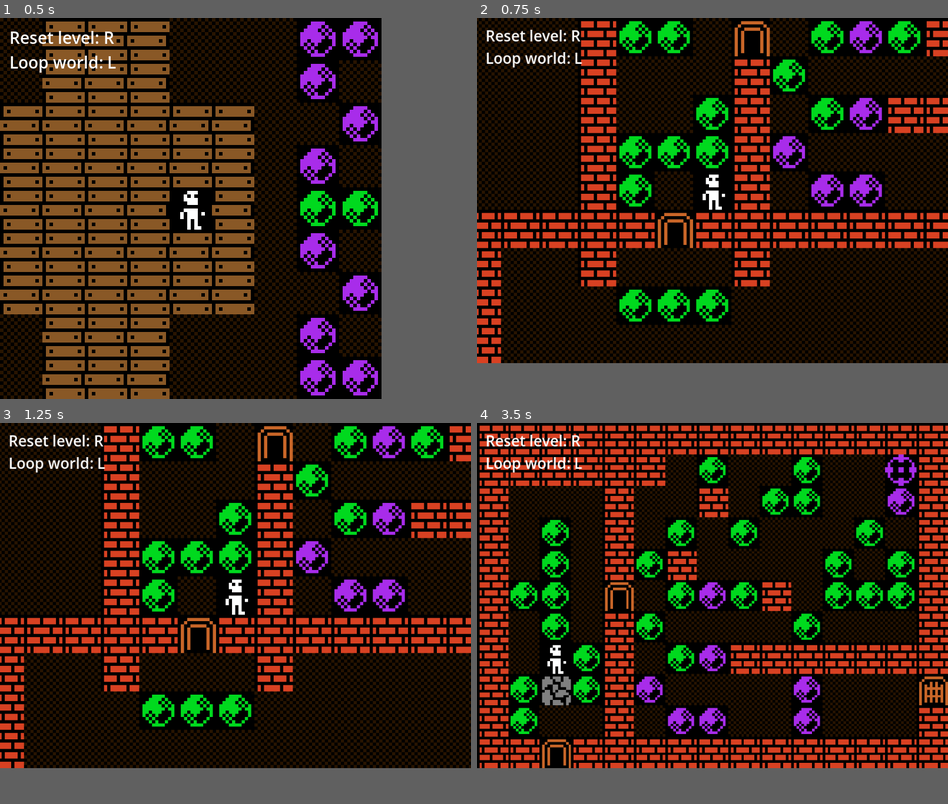
Above: before the commit, frames 1-4 (two rows, left to right).
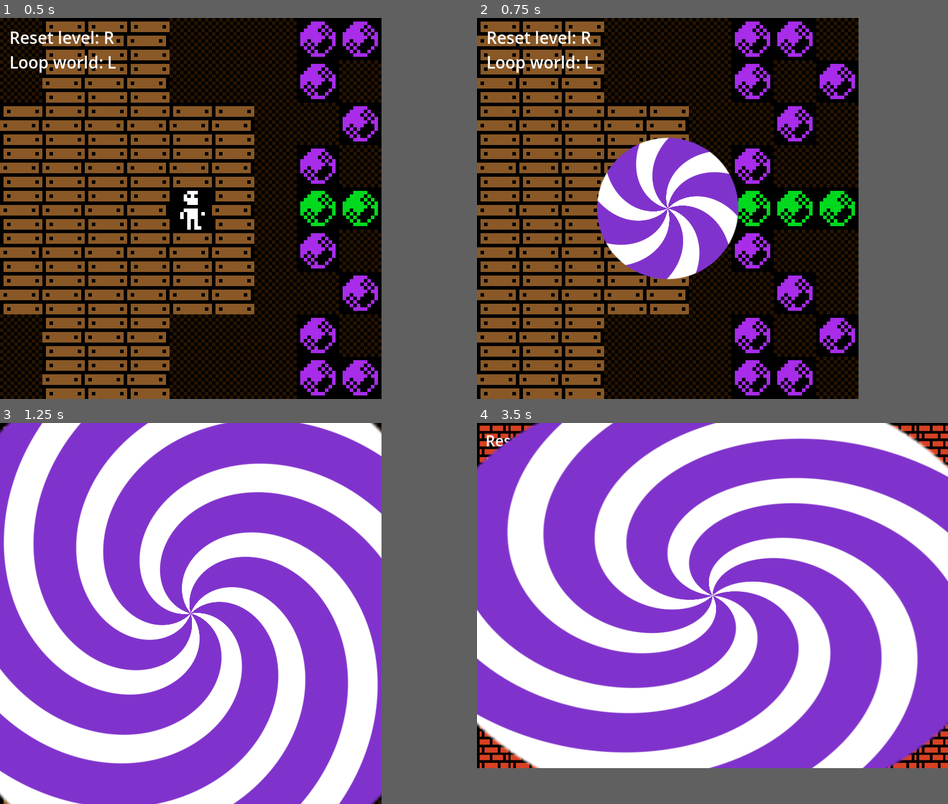
Above: after the commit, the same moments.

Repository: janhrastnik/gmtk2025
Game: Godot game, scene res://scenes/Lab_world.tscn
Two runs of this game, one before a commit and one after it. Both use one fixed random seed, a clock stepped at 60 frames per second and the inputs below.
Inputs:
- Up to frame 1 (0.5 s): no input
- Up to frame 2 (0.75 s): tap Enter at 0.5 s; hold D (right) from 0.53 s (still down); hold L (loop) from 0.53 s (still down)
- Up to frame 3 (1.25 s): keep holding D (right); keep holding L (loop)
- Up to frame 4 (3.5 s): release D (right) at 1.28 s; release L (loop) at 1.28 s; hold S (down) 1.28-2.03 s; tap C (camera_toggle) at 1.35 s; tap L (loop) at 1.55, 2.85 s; hold D (right) 2.03-2.78 s; hold L (loop) 2.03-2.78 s; hold W (up) from 2.78 s (still down)
In our replay, in frame 2 the window is 800x587 before the commit and 648x648 after it. These sizes can differ from the game's own. Grey fills any space a smaller window leaves; there, only what the larger window draws over its background counts as a difference.

Frame 1 is identical in both runs. In frame 2, 66% of the frame differs, in the area x 0-100%, y 0-100%; in frame 3, 84%; in frame 4, 88%, in the area x 0-100%, y 0-91%.

Commit message:
reset and loop animations

Diff:
--- a/scenes/interactable/rock.gd
+++ b/scenes/interactable/rock.gd
@@ -38,7 +38,7 @@
 		# we need to do this in a physics frame, otherwise
 		# area2d.get_overlapping_areas returns empty list
 		# at the start of the game
-		print("doing checks")
+		# print("doing checks")
 		check_collisions()
 		check_for_objects()
 		do_checks = false
--- a/scenes/player/player.gd
+++ b/scenes/player/player.gd
@@ -31,6 +31,7 @@
 @onready var debug_ui: CanvasLayer = $"Debug UI"
 @onready var camera: Camera2D = $Camera2D
 @onready var step_timer: Timer = $"Step Timer"
+@onready var vfx: VfxLayer = $VfxLayer
 
 func _ready() -> void:
 	check_collisions()
@@ -103,9 +104,16 @@
 
 func _input(event: InputEvent) -> void:
 	if event.is_action_pressed("reset"):
+		vfx.play_reset_animation()
+		# wait for the animation to do its thing
+		await get_tree().create_timer(1).timeout
+
 		reset_level()
 
 	if event.is_action_pressed("loop"):
+		vfx.play_loop_animation()
+		await get_tree().create_timer(1).timeout
+
 		GameData.loop_events.emit()
 
 	if event.is_action_pressed("camera_toggle"):
--- a/scenes/player/player.tscn
+++ b/scenes/player/player.tscn
@@ -1,9 +1,10 @@
-[gd_scene load_steps=6 format=3 uid="uid://dc3m1hfr3sfhn"]
+[gd_scene load_steps=7 format=3 uid="uid://dc3m1hfr3sfhn"]
 
 [ext_resource type="Texture2D" uid="uid://05hmaqgswvvc" path="res://assets/characters/player.png" id="1_3vyb7"]
 [ext_resource type="Script" uid="uid://r7tpb3svxai8" path="res://scenes/player/player.gd" id="1_g2els"]
 [ext_resource type="PackedScene" uid="uid://bx7m54ote1amk" path="res://scenes/player/sound_module.tscn" id="2_gmlin"]
 [ext_resource type="Shape2D" uid="uid://codfshabux0ix" path="res://resources/detect_shape.tres" id="4_lvxji"]
+[ext_resource type="PackedScene" uid="uid://dippuq3llbmyu" path="res://scenes/vfx/vfx_layer.tscn" id="5_p47bc"]
 
 [sub_resource type="RectangleShape2D" id="RectangleShape2D_qhqgy"]
 size = Vector2(10, 10)
@@ -51,6 +52,6 @@
 [node name="Step Timer" type="Timer" parent="."]
 wait_time = 0.2
 
-[node name="CanvasLayer" type="CanvasLayer" parent="."]
+[node name="VfxLayer" parent="." instance=ExtResource("5_p47bc")]
 
 [connection signal="timeout" from="Step Timer" to="." method="_on_step_timer_timeout"]
--- /dev/null
+++ b/scenes/vfx/vfx_layer.gd
@@ -0,0 +1,10 @@
+class_name VfxLayer
+extends CanvasLayer
+
+@onready var animation_player = $AnimationPlayer
+
+func play_reset_animation():
+	animation_player.play("reset_animation")
+
+func play_loop_animation():
+	animation_player.play("loop_animation")
--- a/scenes/vfx/vfx_layer.tscn
+++ b/scenes/vfx/vfx_layer.tscn
@@ -1,3 +1,432 @@
-[gd_scene format=3 uid="uid://cyb3tqd7mejxv"]
+[gd_scene load_steps=7 format=3 uid="uid://dippuq3llbmyu"]
+
+[ext_resource type="Script" uid="uid://6qibvv1sd72u" path="res://scenes/vfx/vfx_layer.gd" id="1_4o6fi"]
+[ext_resource type="PackedScene" uid="uid://bteyecpb3pjr2" path="res://UI/portal.tscn" id="1_kvldp"]
+
+[sub_resource type="Animation" id="Animation_4o6fi"]
+resource_name = "loop_animation"
+length = 2.0
+tracks/0/type = "value"
+tracks/0/imported = false
+tracks/0/enabled = true
+tracks/0/path = NodePath("Portal:material:shader_parameter/radius_outer")
+tracks/0/interp = 1
+tracks/0/loop_wrap = true
+tracks/0/keys = {
+"times": PackedFloat32Array(0, 1),
+"transitions": PackedFloat32Array(1, 1),
+"update": 0,
+"values": [0.0, 1.0]
+}
+tracks/1/type = "value"
+tracks/1/imported = false
+tracks/1/enabled = true
+tracks/1/path = NodePath("Portal:material:shader_parameter/radius_inner")
+tracks/1/interp = 1
+tracks/1/loop_wrap = true
+tracks/1/keys = {
+"times": PackedFloat32Array(0, 1, 2),
+"transitions": PackedFloat32Array(1, 1, 1),
+"update": 0,
+"values": [0.0, 0.0, 1.0]
+}
+tracks/2/type = "value"
+tracks/2/imported = false
+tracks/2/enabled = true
+tracks/2/path = NodePath("Portal:material:shader_parameter/color_background")
+tracks/2/interp = 1
+tracks/2/loop_wrap = true
+tracks/2/keys = {
+"times": PackedFloat32Array(0),
+"transitions": PackedFloat32Array(1),
+"update": 0,
+"values": [Color(0.5, 0.2, 0.8, 1)]
+}
+tracks/3/type = "value"
+tracks/3/imported = false
+tracks/3/enabled = true
+tracks/3/path = NodePath("Portal:material:shader_parameter/angle_size")
+tracks/3/interp = 1
+tracks/3/loop_wrap = true
+tracks/3/keys = {
+"times": PackedFloat32Array(0),
+"transitions": PackedFloat32Array(1),
+"update": 0,
+"values": [0.2]
+}
+tracks/4/type = "value"
+tracks/4/imported = false
+tracks/4/enabled = true
+tracks/4/path = NodePath("Portal:material:shader_parameter/n_sections")
+tracks/4/interp = 1
+tracks/4/loop_wrap = true
+tracks/4/keys = {
+"times": PackedFloat32Array(0),
+"transitions": PackedFloat32Array(1),
+"update": 1,
+"values": [6]
+}
+tracks/5/type = "value"
+tracks/5/imported = false
+tracks/5/enabled = true
+tracks/5/path = NodePath("Portal:material:shader_parameter/section_curve")
+tracks/5/interp = 1
+tracks/5/loop_wrap = true
+tracks/5/keys = {
+"times": PackedFloat32Array(0),
+"transitions": PackedFloat32Array(1),
+"update": 0,
+"values": [5.0]
+}
+tracks/6/type = "value"
+tracks/6/imported = false
+tracks/6/enabled = true
+tracks/6/path = NodePath("Portal:material:shader_parameter/spin_speed")
+tracks/6/interp = 1
+tracks/6/loop_wrap = true
+tracks/6/keys = {
+"times": PackedFloat32Array(0),
+"transitions": PackedFloat32Array(1),
+"update": 0,
+"values": [0.8]
+}
+tracks/7/type = "value"
+tracks/7/imported = false
+tracks/7/enabled = true
+tracks/7/path = NodePath("Portal:material:shader_parameter/radius_softness")
+tracks/7/interp = 1
+tracks/7/loop_wrap = true
+tracks/7/keys = {
+"times": PackedFloat32Array(0),
+"transitions": PackedFloat32Array(1),
+"update": 0,
+"values": [0.02]
+}
+tracks/8/type = "value"
+tracks/8/imported = false
+tracks/8/enabled = true
+tracks/8/path = NodePath("Portal:material:shader_parameter/angle_softness")
+tracks/8/interp = 1
+tracks/8/loop_wrap = true
+tracks/8/keys = {
+"times": PackedFloat32Array(0),
+"transitions": PackedFloat32Array(1),
+"update": 0,
+"values": [0.1]
+}
+tracks/9/type = "value"
+tracks/9/imported = false
+tracks/9/enabled = true
+tracks/9/path = NodePath("Portal:visible")
+tracks/9/interp = 1
+tracks/9/loop_wrap = true
+tracks/9/keys = {
+"times": PackedFloat32Array(0),
+"transitions": PackedFloat32Array(1),
+"update": 1,
+"values": [true]
+}
+tracks/10/type = "value"
+tracks/10/imported = false
+tracks/10/enabled = true
+tracks/10/path = NodePath("Portal:process_mode")
+tracks/10/interp = 1
+tracks/10/loop_wrap = true
+tracks/10/keys = {
+"times": PackedFloat32Array(0),
+"transitions": PackedFloat32Array(1),
+"update": 1,
+"values": [0]
+}
+
+[sub_resource type="Animation" id="Animation_mrrt1"]
+length = 0.001
+tracks/0/type = "value"
+tracks/0/imported = false
+tracks/0/enabled = true
+tracks/0/path = NodePath("Portal:material:shader_parameter/radius_outer")
+tracks/0/interp = 1
+tracks/0/loop_wrap = true
+tracks/0/keys = {
+"times": PackedFloat32Array(0),
+"transitions": PackedFloat32Array(1),
+"update": 0,
+"values": [0.298]
+}
+tracks/1/type = "value"
+tracks/1/imported = false
+tracks/1/enabled = true
+tracks/1/path = NodePath("Portal:material:shader_parameter/radius_inner")
+tracks/1/interp = 1
+tracks/1/loop_wrap = true
+tracks/1/keys = {
+"times": PackedFloat32Array(0),
+"transitions": PackedFloat32Array(1),
+"update": 0,
+"values": [0.0]
+}
+tracks/2/type = "value"
+tracks/2/imported = false
+tracks/2/enabled = true
+tracks/2/path = NodePath("Portal:material:shader_parameter/color_background")
+tracks/2/interp = 1
+tracks/2/loop_wrap = true
+tracks/2/keys = {
+"times": PackedFloat32Array(0),
+"transitions": PackedFloat32Array(1),
+"update": 0,
+"values": [Color(0.2, 0.4, 0.8, 1)]
+}
+tracks/3/type = "value"
+tracks/3/imported = false
+tracks/3/enabled = true
+tracks/3/path = NodePath("Portal:material:shader_parameter/angle_size")
+tracks/3/interp = 1
+tracks/3/loop_wrap = true
+tracks/3/keys = {
+"times": PackedFloat32Array(0),
+"transitions": PackedFloat32Array(1),
+"update": 0,
+"values": [0.1]
+}
+tracks/4/type = "value"
+tracks/4/imported = false
+tracks/4/enabled = true
+tracks/4/path = NodePath("Portal:material:shader_parameter/n_sections")
+tracks/4/interp = 1
+tracks/4/loop_wrap = true
+tracks/4/keys = {
+"times": PackedFloat32Array(0),
+"transitions": PackedFloat32Array(1),
+"update": 1,
+"values": [3]
+}
+tracks/5/type = "value"
+tracks/5/imported = false
+tracks/5/enabled = true
+tracks/5/path = NodePath("Portal:material:shader_parameter/section_curve")
+tracks/5/interp = 1
+tracks/5/loop_wrap = true
+tracks/5/keys = {
+"times": PackedFloat32Array(0),
+"transitions": PackedFloat32Array(1),
+"update": 0,
+"values": [1.0]
+}
+tracks/6/type = "value"
+tracks/6/imported = false
+tracks/6/enabled = true
+tracks/6/path = NodePath("Portal:material:shader_parameter/spin_speed")
+tracks/6/interp = 1
+tracks/6/loop_wrap = true
+tracks/6/keys = {
+"times": PackedFloat32Array(0),
+"transitions": PackedFloat32Array(1),
+"update": 0,
+"values": [1.0]
+}
+tracks/7/type = "value"
+tracks/7/imported = false
+tracks/7/enabled = true
+tracks/7/path = NodePath("Portal:material:shader_parameter/radius_softness")
+tracks/7/interp = 1
+tracks/7/loop_wrap = true
+tracks/7/keys = {
+"times": PackedFloat32Array(0),
+"transitions": PackedFloat32Array(1),
+"update": 0,
+"values": [0.02]
+}
+tracks/8/type = "value"
+tracks/8/imported = false
+tracks/8/enabled = true
+tracks/8/path = NodePath("Portal:material:shader_parameter/angle_softness")
+tracks/8/interp = 1
+tracks/8/loop_wrap = true
+tracks/8/keys = {
+"times": PackedFloat32Array(0),
+"transitions": PackedFloat32Array(1),
+"update": 0,
+"values": [0.1]
+}
+tracks/9/type = "value"
+tracks/9/imported = false
+tracks/9/enabled = true
+tracks/9/path = NodePath("Portal:visible")
+tracks/9/interp = 1
+tracks/9/loop_wrap = true
+tracks/9/keys = {
+"times": PackedFloat32Array(0),
+"transitions": PackedFloat32Array(1),
+"update": 1,
+"values": [false]
+}
+tracks/10/type = "value"
+tracks/10/imported = false
+tracks/10/enabled = true
+tracks/10/path = NodePath("Portal:process_mode")
+tracks/10/interp = 1
+tracks/10/loop_wrap = true
+tracks/10/keys = {
+"times": PackedFloat32Array(0),
+"transitions": PackedFloat32Array(1),
+"update": 1,
+"values": [4]
+}
+
+[sub_resource type="Animation" id="Animation_kvldp"]
+resource_name = "reset_animation"
+length = 2.0
+tracks/0/type = "value"
+tracks/0/imported = false
+tracks/0/enabled = true
+tracks/0/path = NodePath("Portal:material:shader_parameter/radius_outer")
+tracks/0/interp = 1
+tracks/0/loop_wrap = true
+tracks/0/keys = {
+"times": PackedFloat32Array(0, 1),
+"transitions": PackedFloat32Array(1, 1),
+"update": 0,
+"values": [0.0, 1.0]
+}
+tracks/1/type = "value"
+tracks/1/imported = false
+tracks/1/enabled = true
+tracks/1/path = NodePath("Portal:material:shader_parameter/radius_inner")
+tracks/1/interp = 1
+tracks/1/loop_wrap = true
+tracks/1/keys = {
+"times": PackedFloat32Array(0, 1, 2),
+"transitions": PackedFloat32Array(1, 1, 1),
+"update": 0,
+"values": [0.0, 0.0, 1.0]
+}
+tracks/2/type = "value"
+tracks/2/imported = false
+tracks/2/enabled = true
+tracks/2/path = NodePath("Portal:material:shader_parameter/color_background")
+tracks/2/interp = 1
+tracks/2/loop_wrap = true
+tracks/2/keys = {
+"times": PackedFloat32Array(0),
+"transitions": PackedFloat32Array(1),
+"update": 0,
+"values": [Color(0.1755, 0.65, 0.230858, 1)]
+}
+tracks/3/type = "value"
+tracks/3/imported = false
+tracks/3/enabled = true
+tracks/3/path = NodePath("Portal:material:shader_parameter/angle_size")
+tracks/3/interp = 1
+tracks/3/loop_wrap = true
+tracks/3/keys = {
+"times": PackedFloat32Array(0),
+"transitions": PackedFloat32Array(1),
+"update": 0,
+"values": [0.18]
+}
+tracks/4/type = "value"
+tracks/4/imported = false
+tracks/4/enabled = true
+tracks/4/path = NodePath("Portal:material:shader_parameter/n_sections")
+tracks/4/interp = 1
+tracks/4/loop_wrap = true
+tracks/4/keys = {
+"times": PackedFloat32Array(0),
+"transitions": PackedFloat32Array(1),
+"update": 1,
+"values": [7]
+}
+tracks/5/type = "value"
+tracks/5/imported = false
+tracks/5/enabled = true
+tracks/5/path = NodePath("Portal:material:shader_parameter/section_curve")
+tracks/5/interp = 1
+tracks/5/loop_wrap = true
+tracks/5/keys = {
+"times": PackedFloat32Array(0),
+"transitions": PackedFloat32Array(1),
+"update": 0,
+"values": [5.0]
+}
+tracks/6/type = "value"
+tracks/6/imported = false
+tracks/6/enabled = true
+tracks/6/path = NodePath("Portal:material:shader_parameter/spin_speed")
+tracks/6/interp = 1
+tracks/6/loop_wrap = true
+tracks/6/keys = {
+"times": PackedFloat32Array(0),
+"transitions": PackedFloat32Array(1),
+"update": 0,
+"values": [0.8]
+}
+tracks/7/type = "value"
+tracks/7/imported = false
+tracks/7/enabled = true
+tracks/7/path = NodePath("Portal:material:shader_parameter/radius_softness")
+tracks/7/interp = 1
+tracks/7/loop_wrap = true
+tracks/7/keys = {
+"times": PackedFloat32Array(0),
+"transitions": PackedFloat32Array(1),
+"update": 0,
+"values": [0.02]
+}
+tracks/8/type = "value"
+tracks/8/imported = false
+tracks/8/enabled = true
+tracks/8/path = NodePath("Portal:material:shader_parameter/angle_softness")
+tracks/8/interp = 1
+tracks/8/loop_wrap = true
+tracks/8/keys = {
+"times": PackedFloat32Array(0),
+"transitions": PackedFloat32Array(1),
+"update": 0,
+"values": [0.1]
+}
+tracks/9/type = "value"
+tracks/9/imported = false
+tracks/9/enabled = true
+tracks/9/path = NodePath("Portal:visible")
+tracks/9/interp = 1
+tracks/9/loop_wrap = true
+tracks/9/keys = {
+"times": PackedFloat32Array(0),
+"transitions": PackedFloat32Array(1),
+"update": 1,
+"values": [true]
+}
+tracks/10/type = "value"
+tracks/10/imported = false
+tracks/10/enabled = true
+tracks/10/path = NodePath("Portal:process_mode")
+tracks/10/interp = 1
+tracks/10/loop_wrap = true
+tracks/10/keys = {
+"times": PackedFloat32Array(0),
+"transitions": PackedFloat32Array(1),
+"update": 1,
+"values": [0]
+}
+
+[sub_resource type="AnimationLibrary" id="AnimationLibrary_6lxhd"]
+_data = {
+&"RESET": SubResource("Animation_mrrt1"),
+&"loop_animation": SubResource("Animation_4o6fi"),
+&"reset_animation": SubResource("Animation_kvldp")
+}
 
 [node name="VfxLayer" type="CanvasLayer"]
+script = ExtResource("1_4o6fi")
+
+[node name="AnimationPlayer" type="AnimationPlayer" parent="."]
+libraries = {
+&"": SubResource("AnimationLibrary_6lxhd")
+}
+
+[node name="Portal" parent="." instance=ExtResource("1_kvldp")]
+process_mode = 4
+visible = false
+light_mask = 2
+visibility_layer = 2
Not shown, added: scenes/vfx/vfx_layer.gd.uid
